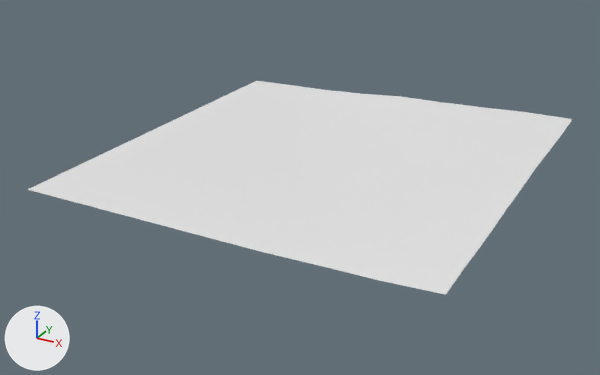
One commit to the OBJ model assets/maps/chunks/terrain_lod2_-6_2.obj: the scene before it, then after it.
Rendered twice from a 50 mm camera at (-590.9, -540.7, 87.4) aimed at (-708.1, -327.5, -19.2). Arrows for +X, +Y and +Z are at lower left; the lights stay in place. The first picture is the older version. Where no turn or scale is listed for an object, it has been applied to the vertices.

In view in the first picture: 'terrain_lod2_-6_2'.
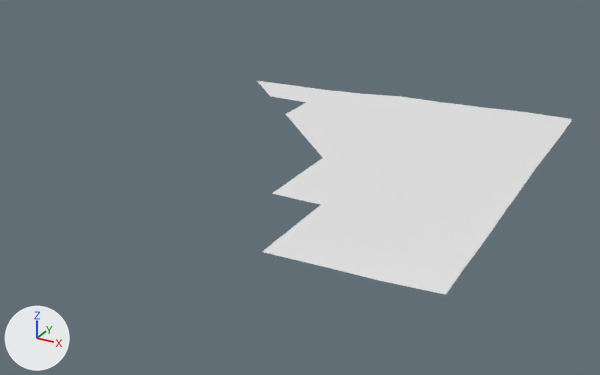
Where the change shows, as pixel boxes (x1, y1, x2, y2) in the pictures (600 x 375 px):
'terrain_lod2_-6_2', reshaped (42% narrower): before (27, 81, 572, 295); after (258, 81, 572, 295)
part 1 of me_terrain_lod2__6_2, deleted: before (27, 81, 323, 252)

The change, as a diff of the scene's bpy script:
```diff
--- a/assets/maps/chunks/terrain_lod2_-6_2.obj.py
+++ b/assets/maps/chunks/terrain_lod2_-6_2.obj.py
@@ me_terrain_lod2__6_2 @@
 # used by ob_terrain_lod2__6_2; location = (0.0, 0.0, 0.0)
-me_terrain_lod2__6_2.from_pydata(...)  # 81 vertices, 128 faces; spans x -768.0..-640.0, y -384.0..-256.0, z -10.8..-6.5
+me_terrain_lod2__6_2.from_pydata(...)  # 53 vertices, 75 faces; spans x -768.0..-640.0, y -384.0..-256.0, z -10.8..-6.5
+# me_terrain_lod2__6_2 part 1
+# 28 vertices are removed from x -768.0..-704.0, y -384.0..-272.0, z -10.8
+# 53 faces are deleted
```
